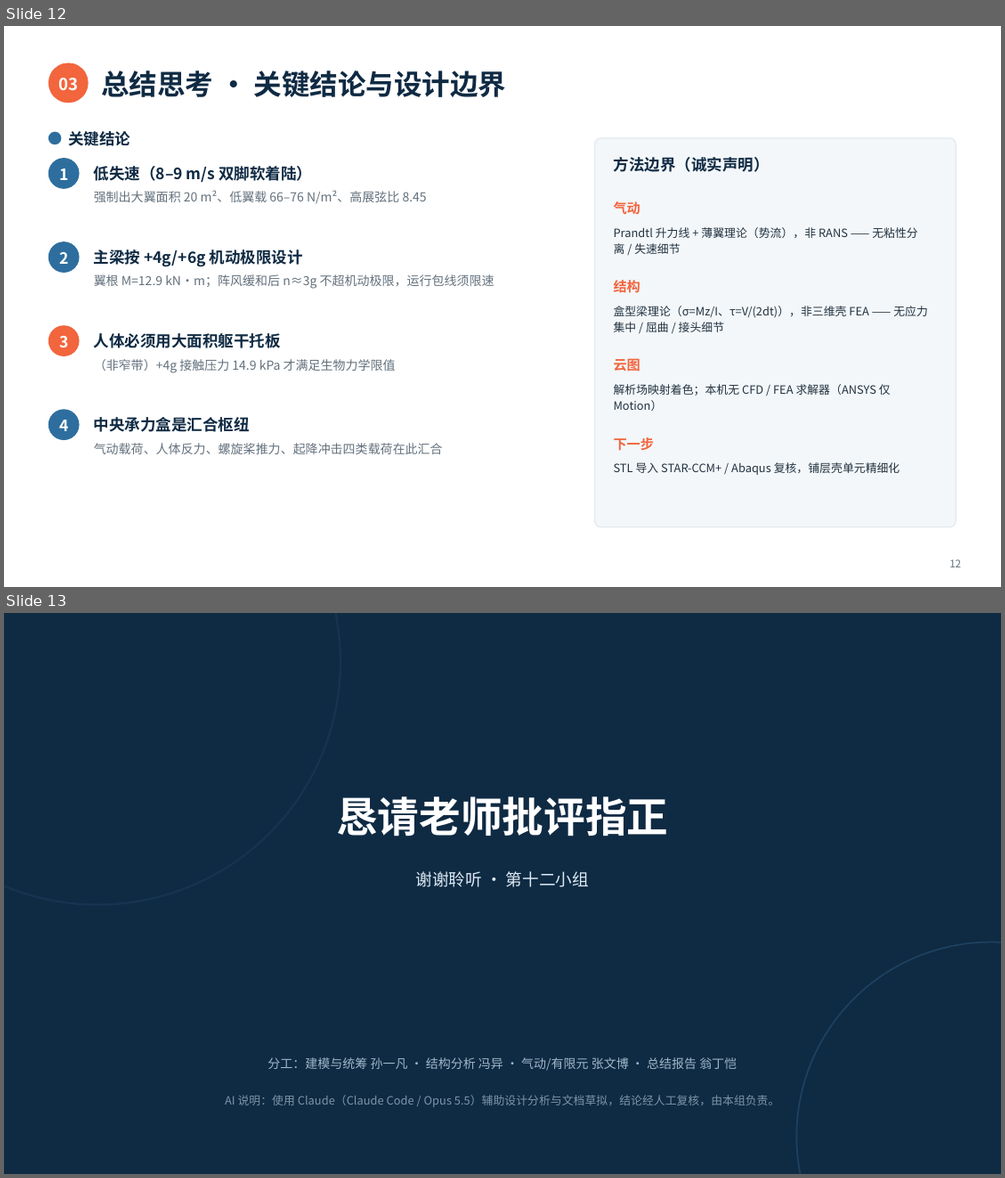
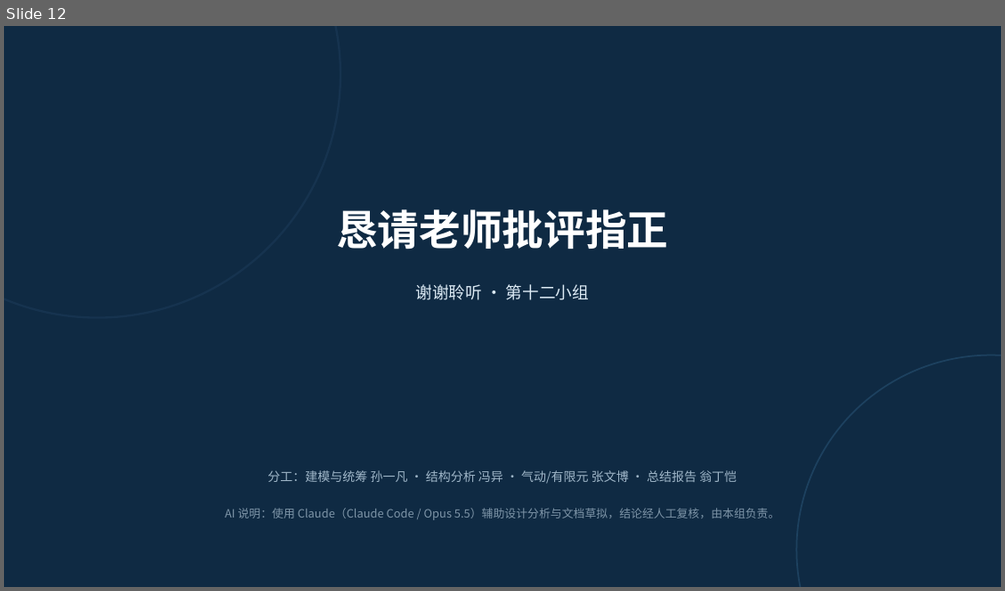
Before and after one commit to SunYifan-IrV/Aircraft_Structure_design, a slide deck: 05_Presentation/飞行器结构设计报告.pptx. Shown one above the other, each under a label of ours: slides 12 and 13 before the commit, slide 12 after it. The pictures are 1005x1178 and 1005x591 pixels, drawn with LibreOffice and Linux fonts; fonts in the diff are those of the drawing. Boxes give left, top, right and bottom in pixels: in the first picture for what was removed or moved away, otherwise in the second. Text is boxed around its words. In the diff, an @@ line names an element or a change of style, - is before the commit and + after.

```diff
--- a/05_Presentation/飞行器结构设计报告.pptx
+++ b/05_Presentation/飞行器结构设计报告.pptx
@@ slide 12 removed at (x1=4, y1=26, x2=1001, y2=587), background #FFFFFF @@
@@ ellipse removed at (x1=48, y1=63, x2=88, y2=103) @@
@@ text removed at (x1=58, y1=78, x2=78, y2=90) @@
-03
@@ text removed at (x1=101, y1=70, x2=507, y2=97) @@
-总结思考 · 关键结论与设计边界
@@ ellipse removed at (x1=48, y1=132, x2=61, y2=144) @@
@@ text removed at (x1=68, y1=131, x2=130, y2=146) @@
-关键结论
@@ ellipse removed at (x1=48, y1=159, x2=79, y2=188) @@
@@ rounded rectangle removed at (x1=595, y1=138, x2=956, y2=527) @@
@@ text removed at (x1=614, y1=157, x2=769, y2=172) @@
-方法边界（诚实声明）
@@ text removed at (x1=59, y1=168, x2=68, y2=180) @@
-1
@@ text removed at (x1=94, y1=166, x2=312, y2=183) @@
-低失速（8–9 m/s 双脚软着陆）
@@ text removed at (x1=94, y1=190, x2=427, y2=204) @@
-强制出大翼面积 20 m²、低翼载 66–76 N/m²、高展弦比 8.45
@@ text removed at (x1=614, y1=201, x2=640, y2=215) @@
-气动
@@ text removed at (x1=614, y1=227, x2=917, y2=254) @@
-Prandtl 升力线 + 薄翼理论（势流），非 RANS —— 无粘性分离 / 失速细节
@@ ellipse removed at (x1=48, y1=242, x2=79, y2=272) @@
@@ text removed at (x1=59, y1=252, x2=68, y2=264) @@
-2
@@ text removed at (x1=94, y1=249, x2=303, y2=267) @@
-主梁按 +4g/+6g 机动极限设计
@@ text removed at (x1=94, y1=274, x2=494, y2=289) @@
-翼根 M=12.9 kN·m；阵风缓和后 n≈3g 不超机动极限，运行包线须限速
@@ text removed at (x1=614, y1=280, x2=640, y2=293) @@
-结构
@@ text removed at (x1=614, y1=305, x2=928, y2=332) @@
-盒型梁理论（σ=Mz/I、τ=V/(2dt)），非三维壳 FEA —— 无应力集中 / 屈曲 / 接头细节
@@ ellipse removed at (x1=48, y1=326, x2=79, y2=356) @@
@@ text removed at (x1=59, y1=336, x2=68, y2=347) @@
-3
@@ text removed at (x1=94, y1=333, x2=281, y2=348) @@
-人体必须用大面积躯干托板
@@ text removed at (x1=94, y1=359, x2=396, y2=373) @@
-（非窄带）+4g 接触压力 14.9 kPa 才满足生物力学限值
@@ text removed at (x1=614, y1=359, x2=640, y2=370) @@
-云图
@@ text removed at (x1=614, y1=384, x2=890, y2=410) @@
-解析场映射着色；本机无 CFD / FEA 求解器（ANSYS 仅 Motion）
@@ ellipse removed at (x1=48, y1=410, x2=79, y2=440) @@
@@ text removed at (x1=59, y1=419, x2=68, y2=431) @@
-4
@@ text removed at (x1=94, y1=417, x2=250, y2=432) @@
-中央承力盒是汇合枢纽
@@ text removed at (x1=94, y1=443, x2=443, y2=454) @@
-气动载荷、人体反力、螺旋桨推力、起降冲击四类载荷在此汇合
@@ text removed at (x1=614, y1=437, x2=654, y2=451) @@
-下一步
@@ text removed at (x1=614, y1=462, x2=900, y2=475) @@
-STL 导入 STAR-CCM+ / Abaqus 复核，铺层壳单元精细化
@@ text removed at (x1=949, y1=559, x2=961, y2=567) @@
-12
@@ what was slide 13 is now slide 12 @@
```
Also in this commit, not shown: 4 slides changed, 4 other files.
